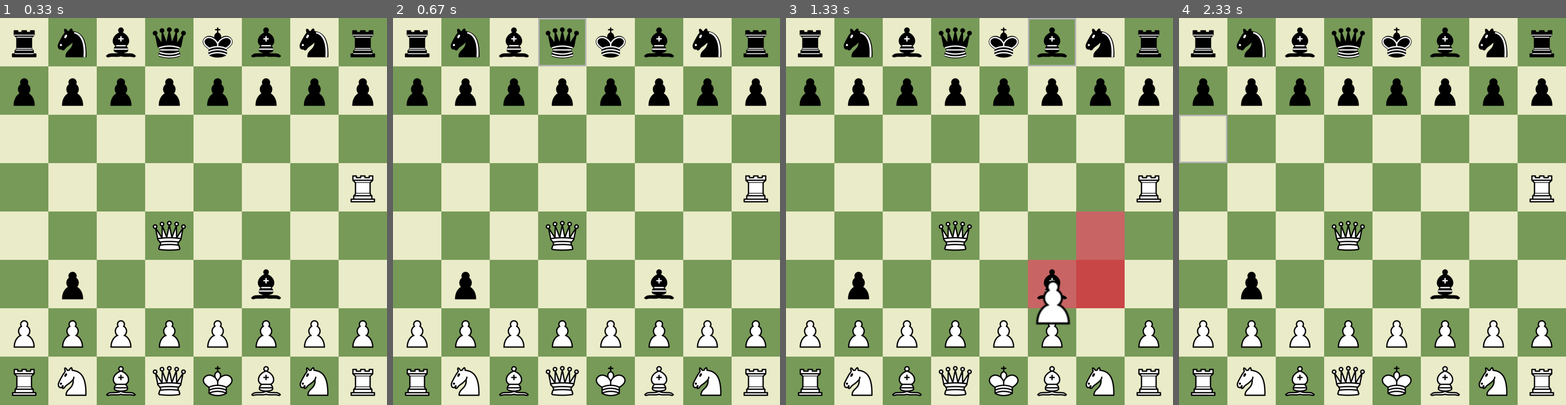
Above: before the commit, frames 1-4 (left to right).
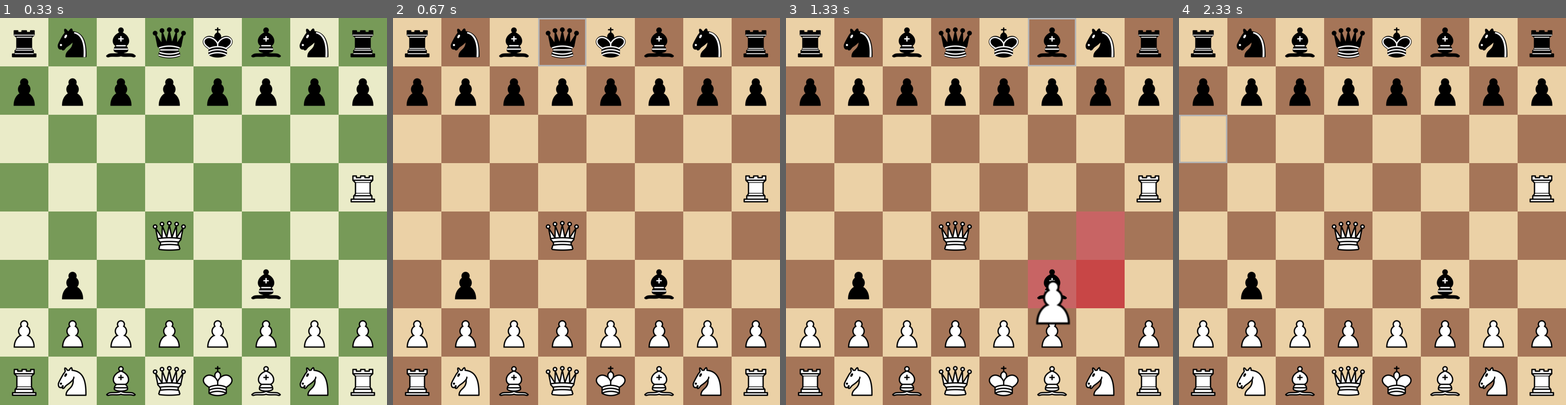
Above: after the commit, the same moments.

Repository: bivamshu/chessPygame
Game: pygame game, started from src/main.py
The game is run twice, just before and just after one commit, with the same random seed, the same clock (stepped at 60 frames per second) and the same inputs.
Inputs (mouse positions are in pixels of both pictures, inside the frame that each line leads up to):
- Up to frame 1 (0.33 s): no input
- Up to frame 2 (0.67 s): hold T from 0.33 s (still down); move the mouse to (571, 226) at 0.37 s
- Up to frame 3 (1.33 s): release T at 0.8 s; click (1122, 346) at 0.88 s; press the mouse at (1122, 346) at 1.2 s; move the mouse to (1053, 300) at 1.3 s
- Up to frame 4 (2.33 s): release the mouse at (1376, 254) at 1.43 s; click (1372, 257) at 1.58 s; press the mouse at (1515, 346) at 2.03 s; move the mouse to (1368, 234) at 2.13 s; release the mouse at (1225, 126) at 2.27 s

Frame 1 is identical in both runs. In frame 2, 89% of the frame differs, in the area x 0-100%, y 0-100%; in frame 3, 85%; in frame 4, 89%.

Commit message:
config added

Diff:
--- /dev/null
+++ b/src/color.py
@@ -0,0 +1,4 @@
+class Color:
+    def __init__(self, light, dark):
+        self.light = light
+        self.dark = dark
--- a/src/config.py
+++ b/src/config.py
@@ -0,0 +1,33 @@
+import pygame
+import os
+
+from sound import Sound
+from theme import Theme
+
+class Config:
+    def __init__(self):
+        self.themes = []
+        self._add_themes()
+        self.idx = 0
+        self.theme = self.themes[self.idx]
+        self.move_sound = Sound(
+            os.path.join('assets/sounds/move.wav')
+        )
+        self.capture_sound = Sound(
+            os.path.join('assets/sounds/capture.wav')
+        )
+
+    def change_themes(self):
+        self.idx += 1
+        self.idx %= len(self.themes)
+        self.theme = self.themes[self.idx]
+
+    def _add_themes(self):
+        green = Theme((234, 235, 200), (119, 154, 88), (244, 247, 116), (172, 195, 51), '#C86464', '#C84646')
+        brown = Theme((235, 209, 166), (165, 117, 88), (245, 234, 100), (209, 185, 59), '#C86464', '#C84646')
+        blue = Theme((229, 209, 200), (60, 95, 135), (123, 187, 227), (43, 119, 191),  '#C86464', '#C84646')
+        gray = Theme((120, 119, 118), (86, 85, 84), (99, 126, 143), (82, 102, 128),  '#C86464', '#C84646')
+
+        self.themes = [
+            green, brown, blue, gray
+        ]
--- a/src/game.py
+++ b/src/game.py
@@ -4,7 +4,7 @@
 from board import Board
 from dragger import Dragger
 from move import Move
-
+from config import Config
 
 class Game:
     def __init__(self):
@@ -13,14 +13,14 @@
         self.dragger = Dragger()
         self.next_player = 'white'
         self.hovered_square = None
+        self.config = Config()
 
     def show_bg(self, surface):
+        theme = self.config.theme
+
         for row in range(ROWS):
             for col in range(COLUMNS):
-                if(row + col) % 2 == 0:
-                    color = (234, 235, 200) #light green
-                else:
-                    color = (119, 154, 88) #dark green
+                color = theme.bg.light if (row + col) % 2 == 0 else theme.bg.dark
 
                 rect = (col * SQSIZE, row * SQSIZE, SQSIZE, SQSIZE)
 
@@ -41,22 +41,26 @@
                         surface.blit(img, piece.texture_rect)
 
     def show_moves(self, surface):
+        theme = self.config.theme
+
         if self.dragger.dragging:
             piece = self.dragger.piece
 
             for move in piece.moves:
-                color = '#C86464' if (move.final.row + move.final.column) % 2 == 0 else '#C84646'
+                color = theme.moves.light if (move.final.row + move.final.column) % 2 == 0 else theme.moves.dark
                 rect = (move.final.column * SQSIZE, move.final.row * SQSIZE, SQSIZE, SQSIZE)
                 pygame.draw.rect(surface, color, rect)
 
     def last_move(self, surface):
+        theme = self.config.theme
+
         if self.board.last_move:
             initial = self.board.last_move.initial
             final = self.board.last_move.final
 
 
             for pos in [initial, final]:
-                color = (244, 247, 116) if (pos.row + pos.column) % 2 == 0 else (172, 195, 51)
+                color = theme.trace.light if (pos.row + pos.column) % 2 == 0 else theme.trace.dark
                 rect = (pos.column * SQSIZE, pos.row * SQSIZE, SQSIZE, SQSIZE)
                 pygame.draw.rect(surface, color, rect)
 
@@ -71,3 +75,6 @@
 
     def set_hover(self, row, col):
         self.hovered_square = self.board.squares[row][col]
+
+    def change_theme(self):
+        self.config.change_themes()
--- a/src/main.py
+++ b/src/main.py
@@ -88,6 +88,9 @@
 
                     dragger.undrag_piece()
 
+                elif event.type == pygame.KEYDOWN:
+                    if event.key == pygame.K_t:
+                        game.change_theme()
 
                 elif event.type == pygame.QUIT:
                     pygame.quit()
--- /dev/null
+++ b/src/sound.py
@@ -0,0 +1,9 @@
+import pygame
+
+class Sound:
+    def __init__(self, path):
+        self.path = path
+        self.sound = pygame.mixer.Sound(path)
+
+    def play(self):
+        pygame.mixer.Sound.play(self.sound)
--- /dev/null
+++ b/src/theme.py
@@ -0,0 +1,10 @@
+from color import Color
+
+class Theme:
+    def __init__(self, light_bg, dark_bg,
+                        light_trace, dark_trace,
+                        light_moves, dark_moves):
+
+        self.bg = Color(light_bg, dark_bg)
+        self.trace = Color(light_trace, dark_trace)
+        self.moves = Color(light_moves, dark_moves)
Not shown, added: assets/images/imgs-128px/black_bishop.png.import
Not shown, added: assets/images/imgs-128px/black_king.png.import
Not shown, added: assets/images/imgs-128px/black_knight.png.import
Not shown, added: assets/images/imgs-128px/black_pawn.png.import
Not shown, added: assets/images/imgs-128px/black_queen.png.import
Not shown, added: assets/images/imgs-128px/black_rook.png.import
Not shown, added: assets/images/imgs-128px/white_bishop.png.import
Not shown, added: assets/images/imgs-128px/white_king.png.import
Not shown, added: assets/images/imgs-128px/white_knight.png.import
Not shown, added: assets/images/imgs-128px/white_pawn.png.import
Not shown, added: assets/images/imgs-128px/white_queen.png.import
Not shown, added: assets/images/imgs-128px/white_rook.png.import
(and 14 more such lines)
